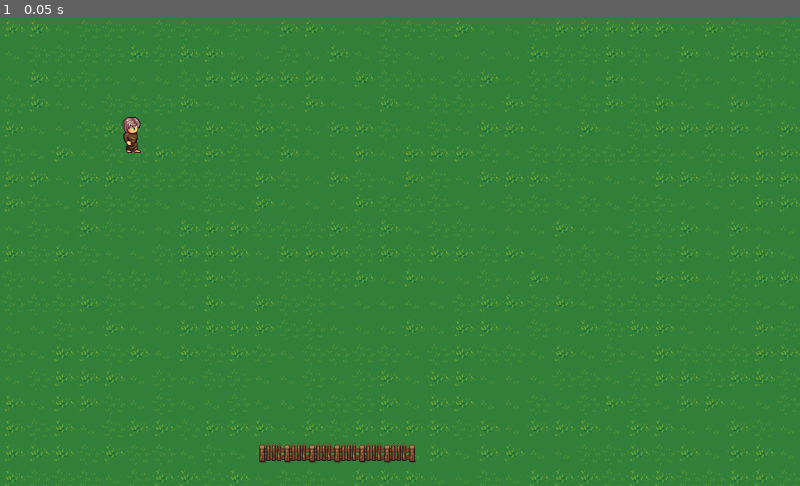
Above: before the commit, frame 1.
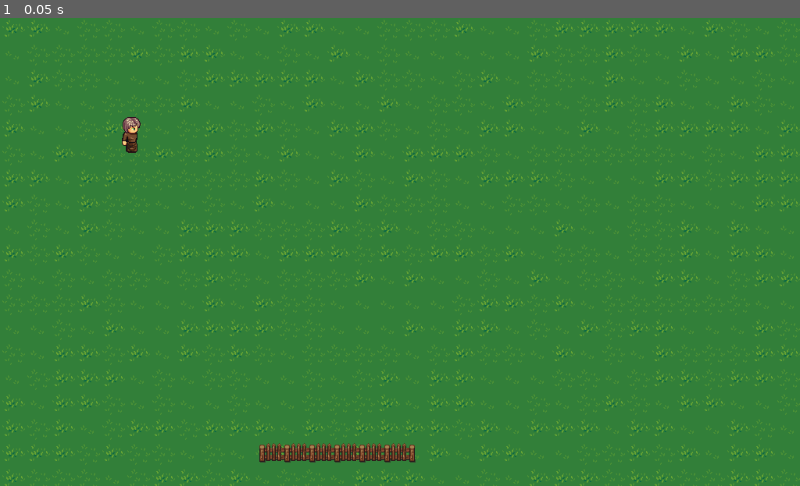
Above: after the commit, the same moment.

Repository: Terkwood/procfarm
Game: Godot game, scene res://ProcFarm.tscn
Two runs of this game, one before a commit and one after it. Both use one fixed random seed, a clock stepped at 60 frames per second and the inputs below.
Inputs:
- Up to frame 1 (0.05 s): no input

The runs differ from the first frame. In frame 1, less than 0.1% of the frame differs, in the area x 15-18%, y 24-29%.

Commit message:
Update player body

Diff:
--- a/ProcFarm.tscn
+++ b/ProcFarm.tscn
@@ -93,7 +93,7 @@
 position = Vector2( 169.351, 144.447 )
 texture = SubResource( 1 )
 region_enabled = true
-region_rect = Rect2( 128, 704, 64, 64 )
+region_rect = Rect2( 192, 704, 64, 64 )
 
 [node name="WalkUpAnim" type="AnimationPlayer" parent="Player/Sprite"]
 anims/WalkDown = SubResource( 4 )
